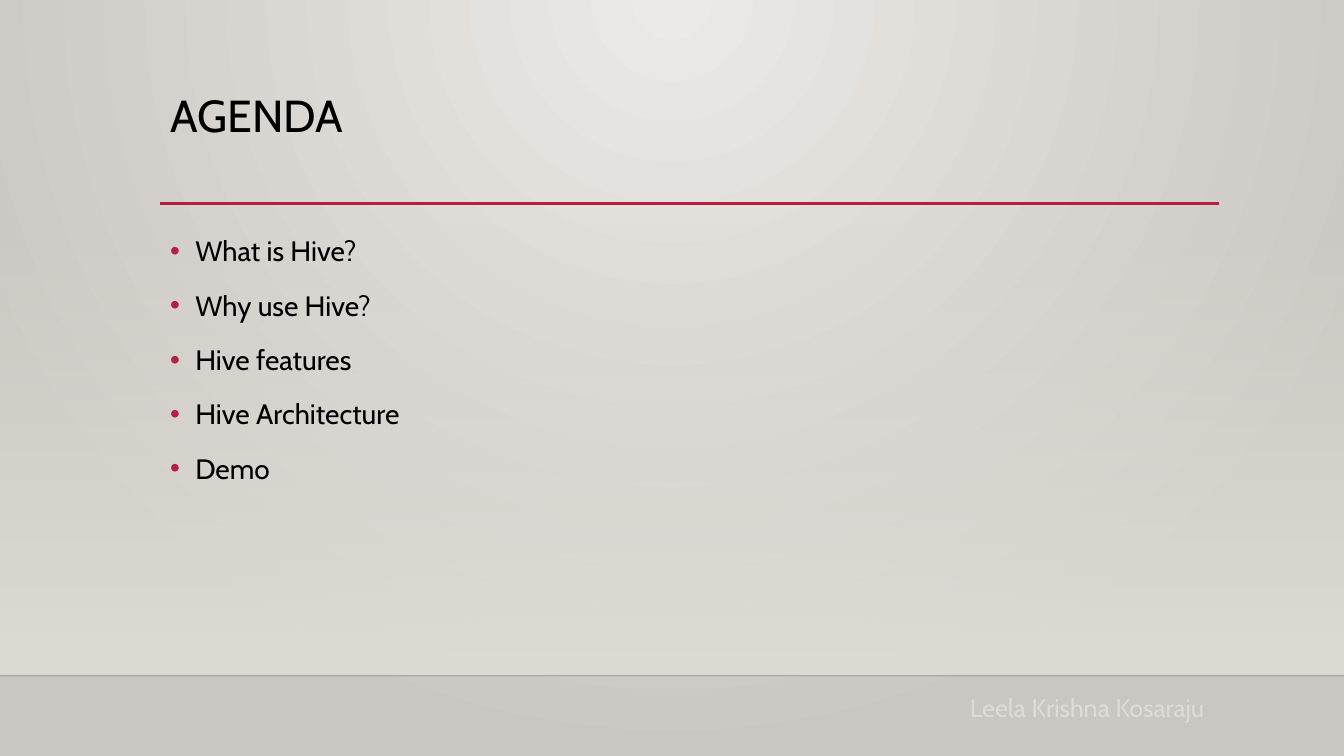
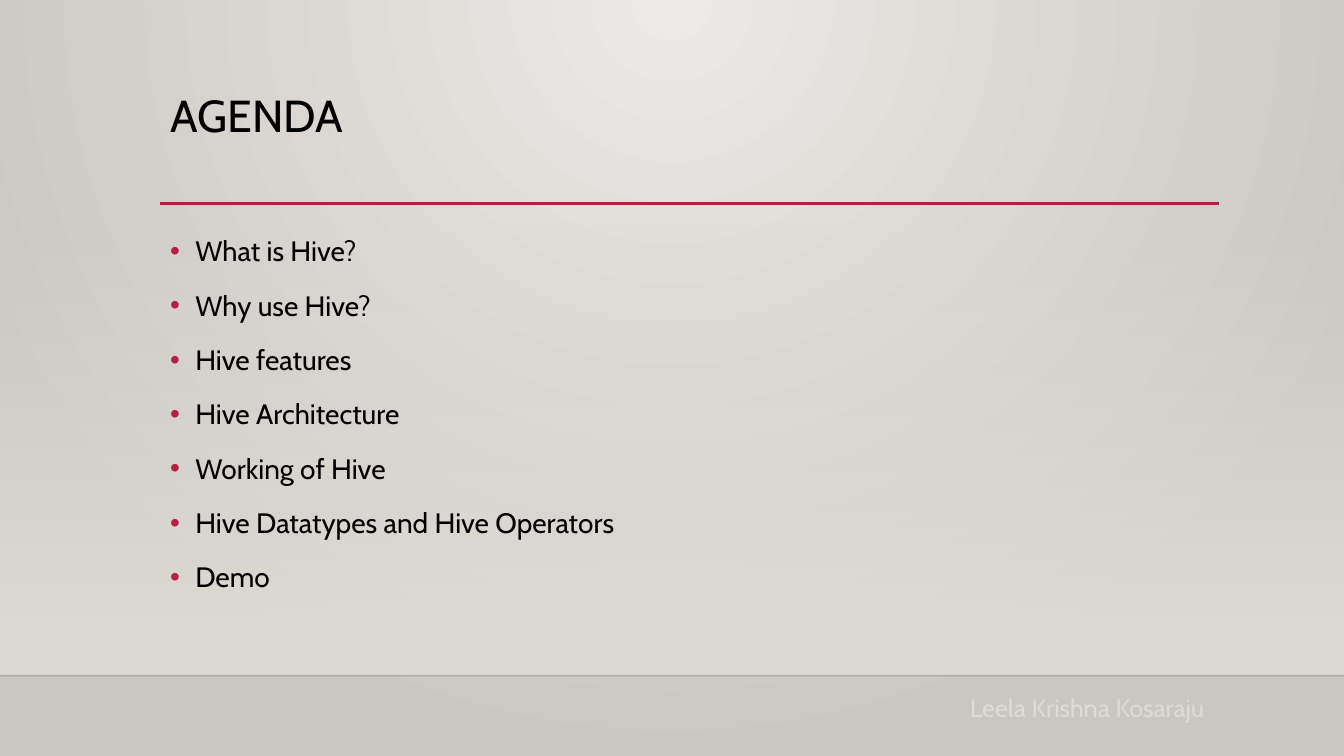
Before and after one commit to anveshrokanlawar/workshop-hive, a slide deck: slide 3 of Hive presentation.pptx. Drawn at 1344x756 pixels with LibreOffice and Linux fonts; fonts in the diff are those of the drawing; background and template pictures are left out. Boxes give left, top, right and bottom in pixels: in the first picture for what was removed or moved away, otherwise in the second. Text is boxed around its words. In the diff, an @@ line names an element or a change of style, - is before the commit and + after.

Commit message:
PPT update

```diff
--- a/Hive presentation.pptx
+++ b/Hive presentation.pptx
@@ text at (195, 458, 614, 540): paragraphs added @@
+• Working of Hive
+• Hive Datatypes and Hive Operators
```
